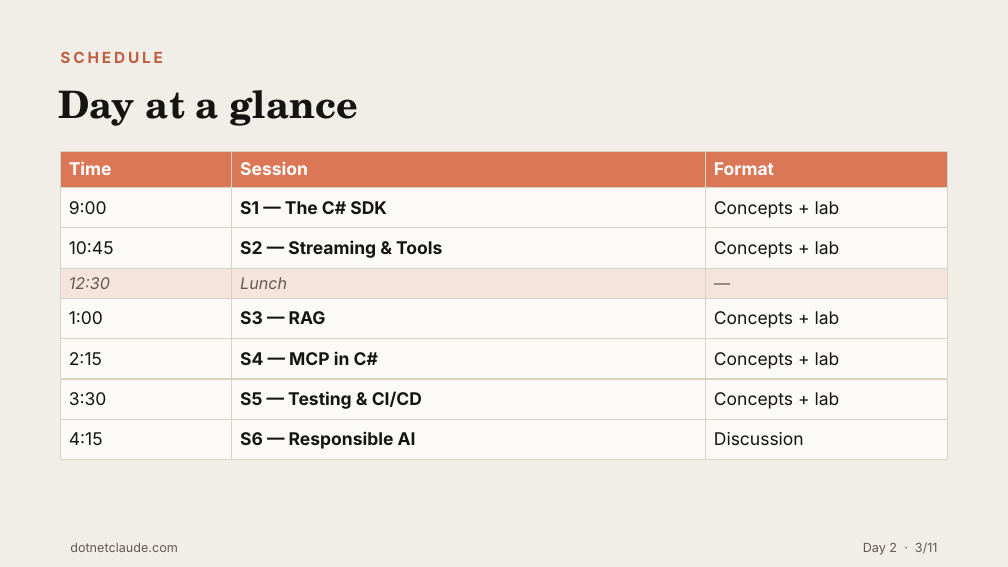
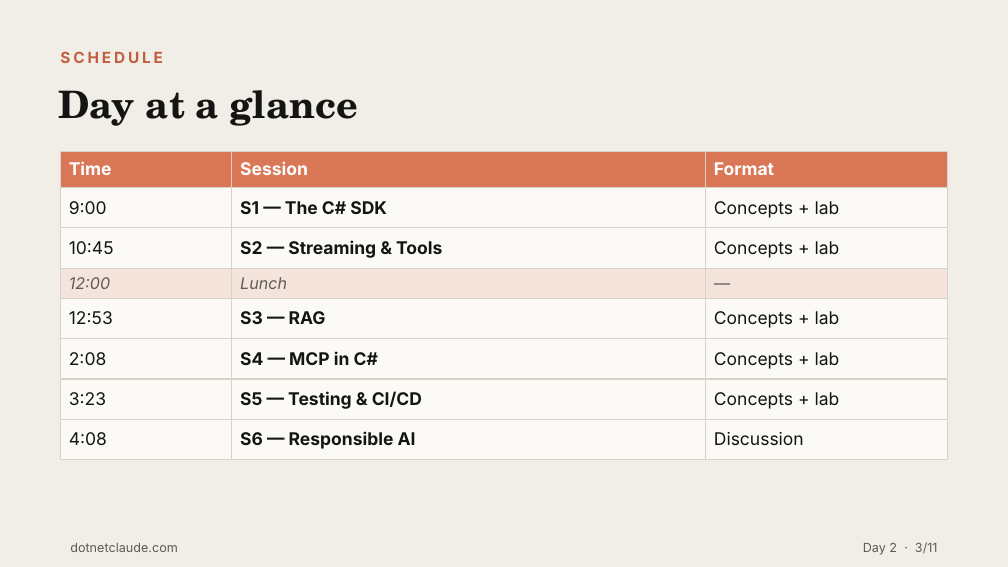
Before and after one commit to cwoodruff/dotnet-claude-workshop-content, a slide deck: slide 3 of decks/Day 2/Day2-Anthropic-API-Track.pptx. Drawn at 1008x567 pixels with LibreOffice and Linux fonts; fonts in the diff are those of the drawing. Boxes give left, top, right and bottom in pixels: in the first picture for what was removed or moved away, otherwise in the second. Text is boxed around its words. In the diff, an @@ line names an element or a change of style, - is before the commit and + after.

```diff
--- a/decks/Day 2/Day2-Anthropic-API-Track.pptx
+++ b/decks/Day 2/Day2-Anthropic-API-Track.pptx
@@ table at (60, 151, 948, 460) @@
-row 4, column 1: 12:30
+row 4, column 1: 12:00
-row 5, column 1: 1:00
+row 5, column 1: 12:53
-row 6, column 1: 2:15
+row 6, column 1: 2:08
-row 7, column 1: 3:30
+row 7, column 1: 3:23
-row 8, column 1: 4:15
+row 8, column 1: 4:08
```
Also in this commit, not shown: 9 other files.
